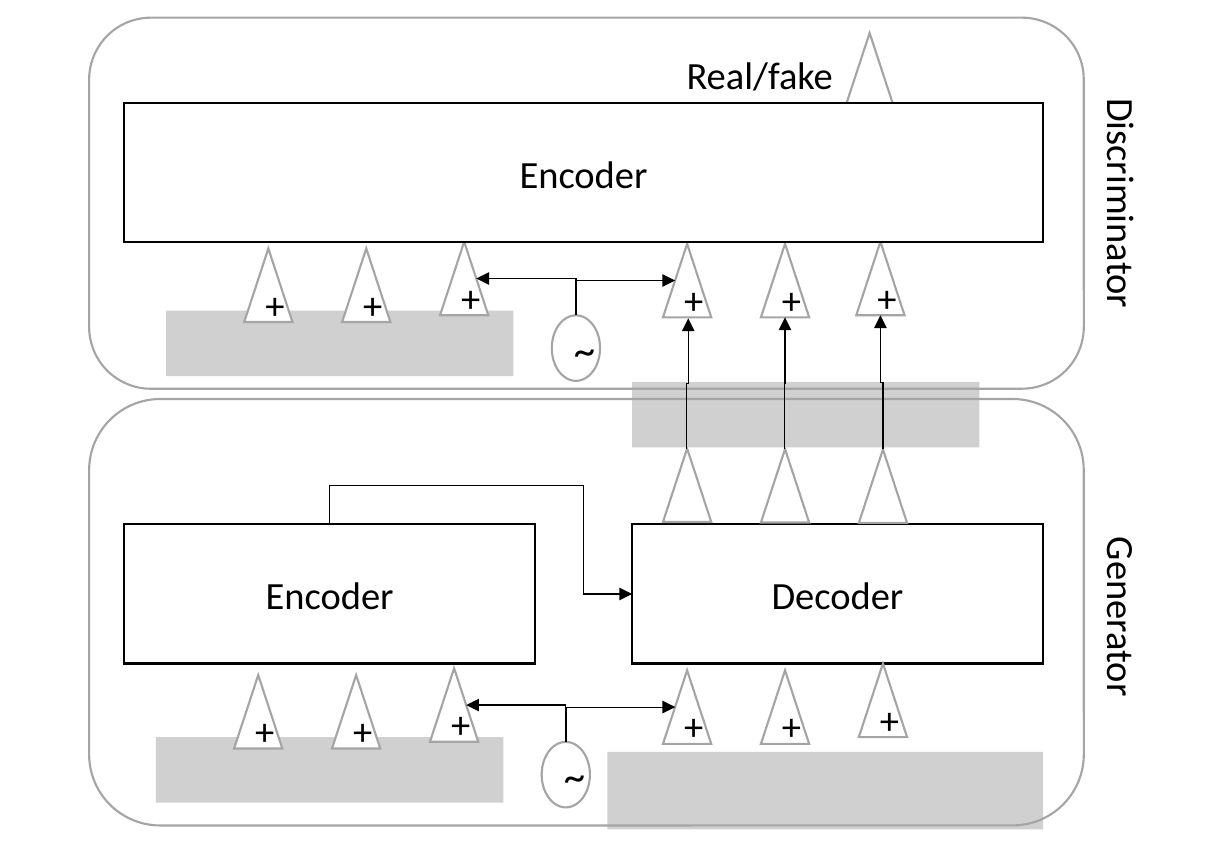
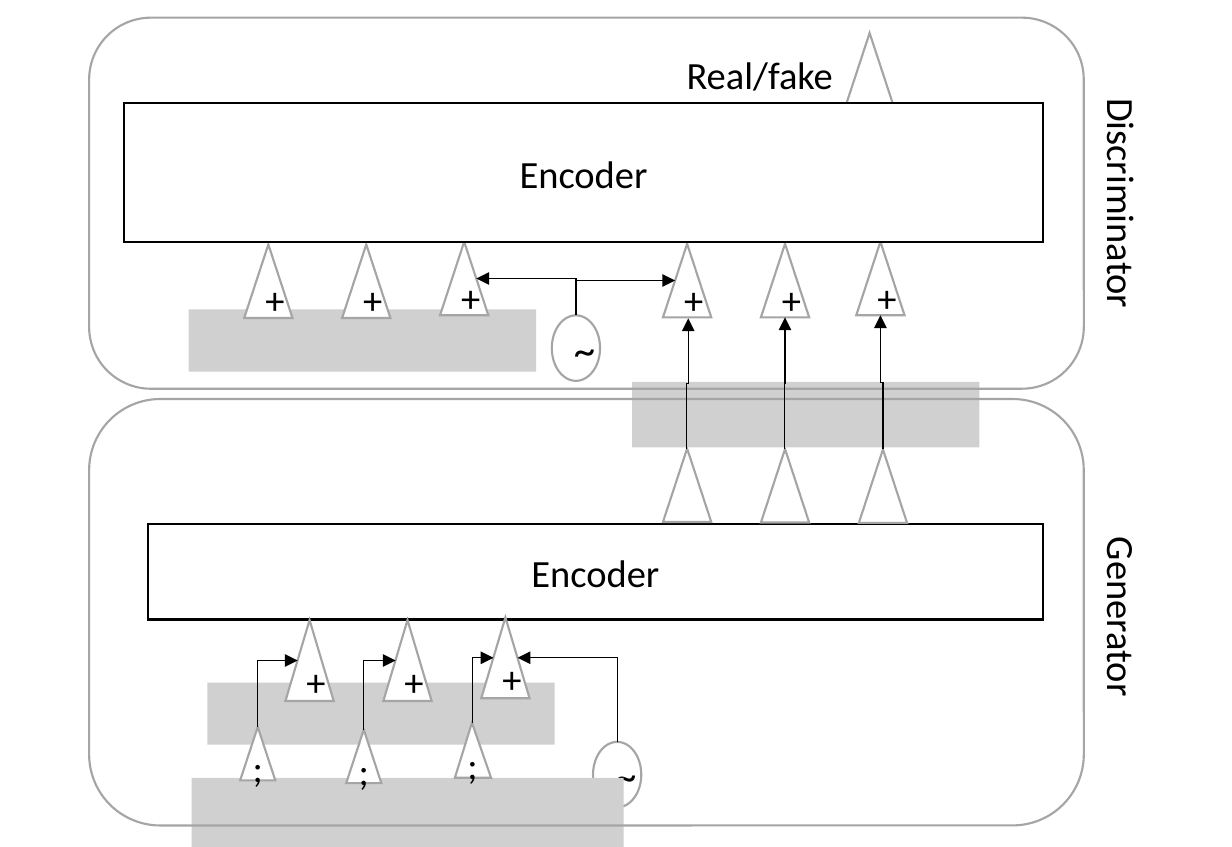
Before and after one commit to aksbaih/drone-trajectory, a slide deck: slide 1 of report/gen-disc-parallel-figure.pptx. Drawn at 1232x847 pixels with LibreOffice and Linux fonts; fonts in the diff are those of the drawing; grey boxes stand for pictures. Boxes give left, top, right and bottom in pixels: in the first picture for what was removed or moved away, otherwise in the second. Text is boxed around its words. In the diff, an @@ line names an element or a change of style, - is before the commit and + after.

```diff
--- a/report/gen-disc-parallel-figure.pptx
+++ b/report/gen-disc-parallel-figure.pptx
@@ picture: place and size @@
-picture at [166,311,514,377]
+picture at [189,310,537,371]
@@ elbow arrow removed from (330, 524) to (633, 594) @@
@@ rectangle "Encoder": place and size @@
-rectangle "Encoder" at [125,524,536,662]
+rectangle "Encoder" at [148,524,1043,619]
@@ rectangle removed at [633,524,1044,662] @@
-Decoder
@@ triangle "+": place and size @@
-triangle "+" at [234,675,282,748]
+triangle "+" at [285,621,333,702]
@@ triangle "+": place and size @@
-triangle "+" at [333,675,380,748]
+triangle "+" at [383,621,431,702]
@@ triangle "+": place and size @@
-triangle "+" at [430,668,477,742]
+triangle "+" at [482,618,530,699]
@@ elbow arrow added from (473, 722) to (493, 658), #000000 0.5 pt @@
@@ elbow arrow moved from (565, 742) - (467, 705) to (618, 742) - (517, 658) @@
@@ picture added at [208,682,556,744] @@
@@ elbow arrow added from (257, 727) to (297, 661), #000000 0.5 pt @@
@@ elbow arrow added from (363, 730) to (396, 661), #000000 0.5 pt @@
@@ elbow arrow removed from (565, 742) to (675, 707) @@
@@ picture removed at [156,738,504,804] @@
@@ text in triangle at [240,727,276,781]: text changed @@
-+
+;
@@ triangle ";": place and size @@
-triangle ";" at [664,670,711,744]
+triangle ";" at [240,727,276,781]
@@ text in triangle at [346,730,382,784]: text changed @@
-+
+;
@@ triangle ";": place and size @@
-triangle ";" at [761,670,808,744]
+triangle ";" at [346,730,382,784]
@@ text in triangle at [454,722,490,778]: text changed @@
-+
+;
@@ triangle ";": place and size @@
-triangle ";" at [859,664,907,738]
+triangle ";" at [454,722,490,778]
@@ triangle ";" at [454,722,490,778]: proportions changed @@
@@ ellipse "~": place and size @@
-ellipse "~" at [542,742,590,808]
+ellipse "~" at [593,742,641,808]
@@ picture added at [191,778,622,847] @@
@@ picture removed at [607,752,1043,829] @@
```
Also in this commit, not shown: 7 other files.
